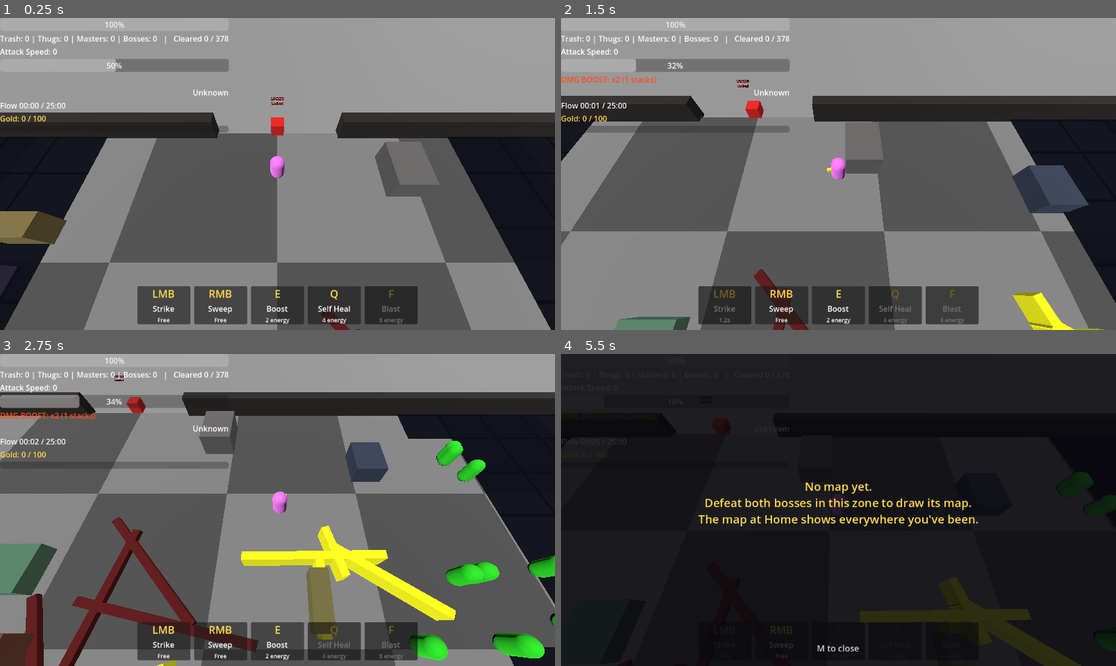
Above: before the commit, frames 1-4 (two rows, left to right).
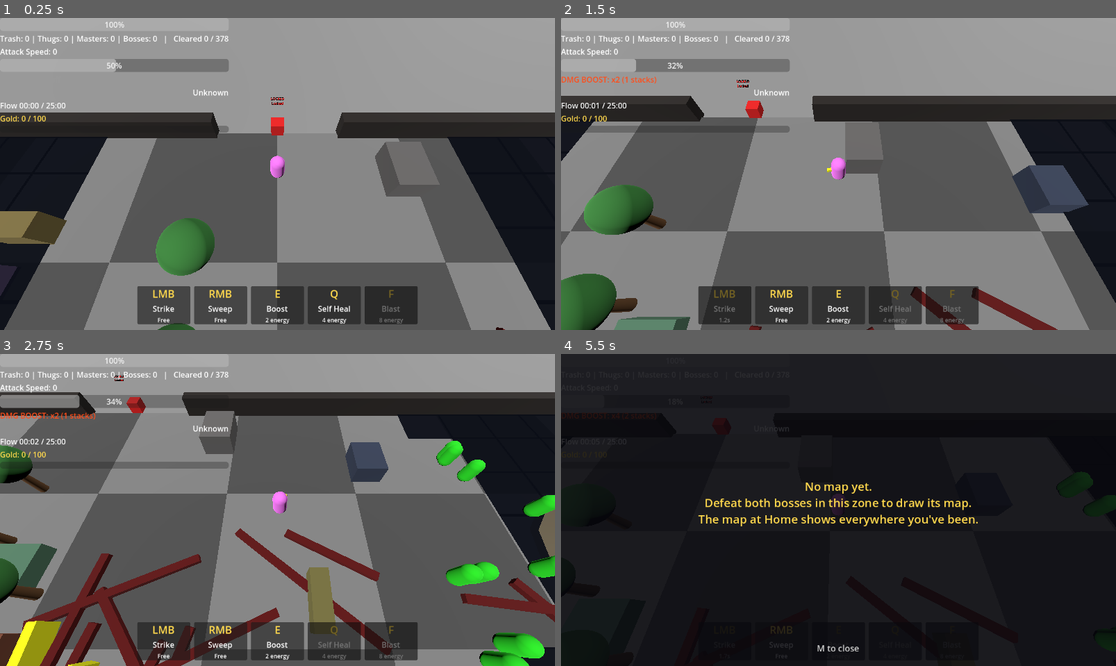
Above: after the commit, the same moments.

Repository: Zietgeist/Exultation
Game: Godot game, scene res://ZoneBase.tscn
The game is run twice, just before and just after one commit, with the same random seed, the same clock (stepped at 60 frames per second) and the same inputs. This scene is started directly instead of the project's main scene.
Inputs (mouse positions are in pixels of both pictures, inside the frame that each line leads up to):
- Up to frame 1 (0.25 s): no input
- Up to frame 2 (1.5 s): tap Enter at 0.5 s; move the mouse to (960, 158) at 0.52 s; hold Right (ui_right) 0.53-1.28 s; tap E at 0.6 s; click (960, 158) at 0.67 s; move the mouse to (727, 189) at 1.27 s; hold Down (ui_down) from 1.28 s (still down); tap Q at 1.35 s
- Up to frame 3 (2.75 s): move the mouse to (333, 441) at 2.02 s; release Down (ui_down) at 2.03 s; hold Right (ui_right) from 2.03 s (still down); tap F at 2.1 s
- Up to frame 4 (5.5 s): move the mouse to (810, 572) at 2.77 s; release Right (ui_right) at 2.78 s; hold Up (ui_up) 2.78-3.53 s; tap M at 2.85 s; click (810, 572) at 2.92 s; move the mouse to (1005, 556) at 3.52 s; hold Left (ui_left) 3.53-5.03 s; tap E at 3.6 s; tap Space at 4.25 s; move the mouse to (672, 463) at 4.27 s; tap Q at 4.35 s; tap Enter at 5 s; move the mouse to (866, 510) at 5.02 s; hold Down (ui_down) from 5.03 s (still down); tap F at 5.1 s; click (866, 510) at 5.17 s

The runs differ from the first frame. In frame 1, 1.7% of the frame differs, in the area x 28-91%, y 64-100%; in frame 2, 5.2%; in frame 3, 13%, in the area x 0-100%, y 29-100%; in frame 4, 1.1%.

Commit message:
Terrain variety: hills and tree groves (with ancient trees); tree tops near the camera turn see-through; nothing is placed in front of gates
Co-Authored-By: Claude Opus 5.5 <noreply@anthropic.com>
Claude-Session: https://claude.ai/code/session_013yxoaHLvU2gzuZEUgoi9o3

Diff:
--- a/terrain_generator.gd
+++ b/terrain_generator.gd
@@ -1,10 +1,21 @@
 extends Node3D
-## Ditches, low walls and solid walls. The layout is remembered for the whole play session.
+## Ditches, low walls, solid walls, hills and trees. The layout is remembered for the whole play session.
+## Hills: ore will gather around them (and rare Cliff Orchids on top).
+## Trees grow in groves: herbs will gather around them, and ancient trees can hold Treesilver.
 
 const DITCH_SCENE = preload("res://Ditch.tscn")
 const LOW_WALL_SCENE = preload("res://LowWall.tscn")
 const SOLID_WALL_SCENE = preload("res://SolidWall.tscn")
 const CLEAR_RADIUS = 10.0
+const GATE_CLEAR_RADIUS = 9.0	# keep gates free so you can always get in and out
+
+# Hills and trees (counts are for Zone 1 density; bigger zones scale up like everything else)
+const HILLS = 5
+const GROVES = 6
+const ANCIENT_TREE_CHANCE = 0.15
+
+var _mats = {}
+var _gates = []	# gate positions, read before anything is placed
 
 
 func _ready():
@@ -12,6 +23,9 @@
 	var saved = GameState.saved_zone_part(self, "terrain")
 	if saved != null:
 		for t in saved:
+			if t.has("kind"):
+				_rebuild(t)
+				continue
 			var piece = load(t.scene).instantiate()
 			add_child(piece)
 			piece.position = t.p
@@ -21,6 +35,9 @@
 		return
 
 	var m = GameState.obstacle_multiplier()
+	_find_gates()
+	spawn_hills(roundi(HILLS * m))
+	spawn_groves(roundi(GROVES * m))
 	spawn_terrain(DITCH_SCENE, roundi(15 * m))	# half as many slow patches as before
 	spawn_clusters(LOW_WALL_SCENE, roundi(15 * m))
 	spawn_clusters(SOLID_WALL_SCENE, roundi(10 * m))
@@ -30,6 +47,12 @@
 func save_state() -> Array:
 	var out = []
 	for piece in get_children():
+		if piece.has_meta("kind"):
+			var t = piece.get_meta("data").duplicate()
+			t.kind = piece.get_meta("kind")
+			t.p = piece.position
+			out.append(t)
+			continue
 		out.append({scene = piece.scene_file_path, p = piece.position, r = piece.rotation.y, h = piece.get("hidden") == true})
 	return out
 
@@ -38,7 +61,7 @@
 	var pos = Vector3.ZERO
 	var attempts = 0
 	var half = map_half_size(8.0)  # extra margin: clusters scatter up to 4 units
-	while pos.length() < CLEAR_RADIUS and attempts < 20:
+	while (pos.length() < CLEAR_RADIUS or _near_gate(pos)) and attempts < 30:
 		pos = Vector3(
 			randf_range(-half.x, half.x),
 			0,
@@ -46,6 +69,155 @@
 		)
 		attempts += 1
 	return pos
+
+
+func _find_gates():
+	_gates.clear()
+	for n in get_parent().get_children():
+		if n is Area3D and "target_scene" in n:
+			_gates.append(n.position)
+
+
+func _near_gate(pos: Vector3) -> bool:
+	for g in _gates:
+		if Vector2(pos.x - g.x, pos.z - g.z).length() < GATE_CLEAR_RADIUS:
+			return true
+	return false
+
+
+# ---------------- Hills ----------------
+
+func spawn_hills(count: int):
+	for i in range(count):
+		var center = get_clear_pos()
+		# 1-3 overlapping mounds make a lumpy hill
+		for j in range(randi_range(1, 3)):
+			var offset = Vector3(randf_range(-4, 4), 0, randf_range(-4, 4)) if j > 0 else Vector3.ZERO
+			var p = center + offset
+			if _near_gate(p):
+				continue
+			_make_hill(p, {r = randf_range(4.0, 7.0), h = randf_range(1.5, 3.0)})
+
+
+func _make_hill(pos: Vector3, data: Dictionary):
+	var body = StaticBody3D.new()
+	body.set_meta("kind", "hill")
+	body.set_meta("data", data)
+	body.add_to_group("hill")
+	var mesh = CylinderMesh.new()
+	mesh.bottom_radius = data.r
+	mesh.top_radius = data.r * 0.45
+	mesh.height = data.h
+	mesh.radial_segments = 12
+	var mi = MeshInstance3D.new()
+	mi.mesh = mesh
+	mi.material_override = _mat("hill", Color(0.42, 0.38, 0.3))
+	mi.position.y = data.h / 2.0
+	body.add_child(mi)
+	var shape = CylinderShape3D.new()
+	shape.radius = data.r * 0.8
+	shape.height = data.h
+	var col = CollisionShape3D.new()
+	col.shape = shape
+	col.position.y = data.h / 2.0
+	body.add_child(col)
+	add_child(body)
+	body.position = Vector3(pos.x, 0, pos.z)
+
+
+# ---------------- Trees ----------------
+
+func spawn_groves(count: int):
+	for i in range(count):
+		var center = get_clear_pos()
+		for j in range(randi_range(4, 9)):
+			var p = center + Vector3(randf_range(-6, 6), 0, randf_range(-6, 6))
+			if _near_gate(p):
+				continue
+			var ancient = randf() < ANCIENT_TREE_CHANCE
+			_make_tree(p, {s = randf_range(1.6, 2.0) if ancient else randf_range(0.8, 1.2), ancient = ancient})
+
+
+func _make_tree(pos: Vector3, data: Dictionary):
+	var s = data.s
+	var body = StaticBody3D.new()
+	body.set_meta("kind", "tree")
+	body.set_meta("data", data)
+	body.add_to_group("tree")
+	if data.ancient:
+		body.add_to_group("ancient_tree")
+	var trunk = CylinderMesh.new()
+	trunk.top_radius = 0.25 * s
+	trunk.bottom_radius = 0.35 * s
+	trunk.height = 2.5 * s
+	var trunk_mi = MeshInstance3D.new()
+	trunk_mi.mesh = trunk
+	trunk_mi.material_override = _mat("trunk_old" if data.ancient else "trunk", Color(0.3, 0.22, 0.2) if data.ancient else Color(0.4, 0.27, 0.15))
+	trunk_mi.position.y = 1.25 * s
+	body.add_child(trunk_mi)
+	var canopy = SphereMesh.new()
+	canopy.radius = 1.4 * s
+	canopy.height = 2.4 * s
+	var canopy_mi = MeshInstance3D.new()
+	canopy_mi.mesh = canopy
+	canopy_mi.material_override = _mat("leaves_old" if data.ancient else "leaves", Color(0.16, 0.36, 0.2) if data.ancient else Color(0.22, 0.5, 0.22))
+	canopy_mi.position.y = 2.5 * s + 0.6 * s
+	body.add_child(canopy_mi)
+	body.set_meta("canopy", canopy_mi)
+	var shape = CylinderShape3D.new()	# only the trunk blocks you
+	shape.radius = 0.4 * s
+	shape.height = 3.0 * s
+	var col = CollisionShape3D.new()
+	col.shape = shape
+	col.position.y = 1.5 * s
+	body.add_child(col)
+	add_child(body)
+	body.position = Vector3(pos.x, 0, pos.z)
+
+
+## Tree tops between the camera and the player turn see-through, so they never hide you.
+var _fade_timer = 0.0
+
+func _process(delta):
+	_fade_timer -= delta
+	if _fade_timer > 0.0:
+		return
+	_fade_timer = 0.1
+	var player = get_tree().get_first_node_in_group("player")
+	if player == null:
+		return
+	var pp = player.global_position
+	for tree in get_tree().get_nodes_in_group("tree"):
+		var tp = tree.global_position
+		var s = tree.get_meta("data").s
+		var in_the_way = tp.z > pp.z - 2.0 and tp.z < pp.z + 14.0 and abs(tp.x - pp.x) < 2.5 * s + 1.0
+		var canopy = tree.get_meta("canopy")
+		var normal = _mat("leaves_old" if tree.get_meta("data").ancient else "leaves", Color.WHITE)
+		canopy.material_override = _faded_leaves() if in_the_way else normal
+
+
+var _faded: StandardMaterial3D = null
+
+func _faded_leaves() -> StandardMaterial3D:
+	if _faded == null:
+		_faded = StandardMaterial3D.new()
+		_faded.transparency = BaseMaterial3D.TRANSPARENCY_ALPHA
+		_faded.albedo_color = Color(0.22, 0.5, 0.22, 0.25)
+	return _faded
+
+
+func _rebuild(t: Dictionary):
+	match t.kind:
+		"hill": _make_hill(t.p, t)
+		"tree": _make_tree(t.p, t)
+
+
+func _mat(id: String, color: Color) -> StandardMaterial3D:
+	if not _mats.has(id):
+		var m = StandardMaterial3D.new()
+		m.albedo_color = color
+		_mats[id] = m
+	return _mats[id]
 
 
 func spawn_terrain(scene, count):
@@ -70,6 +242,8 @@
 				randf_range(-4.0, 4.0)
 			)
 			piece.position = center + offset
+			if _near_gate(piece.position):
+				piece.queue_free()
 			# Similar angle with slight variation for L-shapes
 			piece.rotation.y = randf_range(0, TAU)
 
